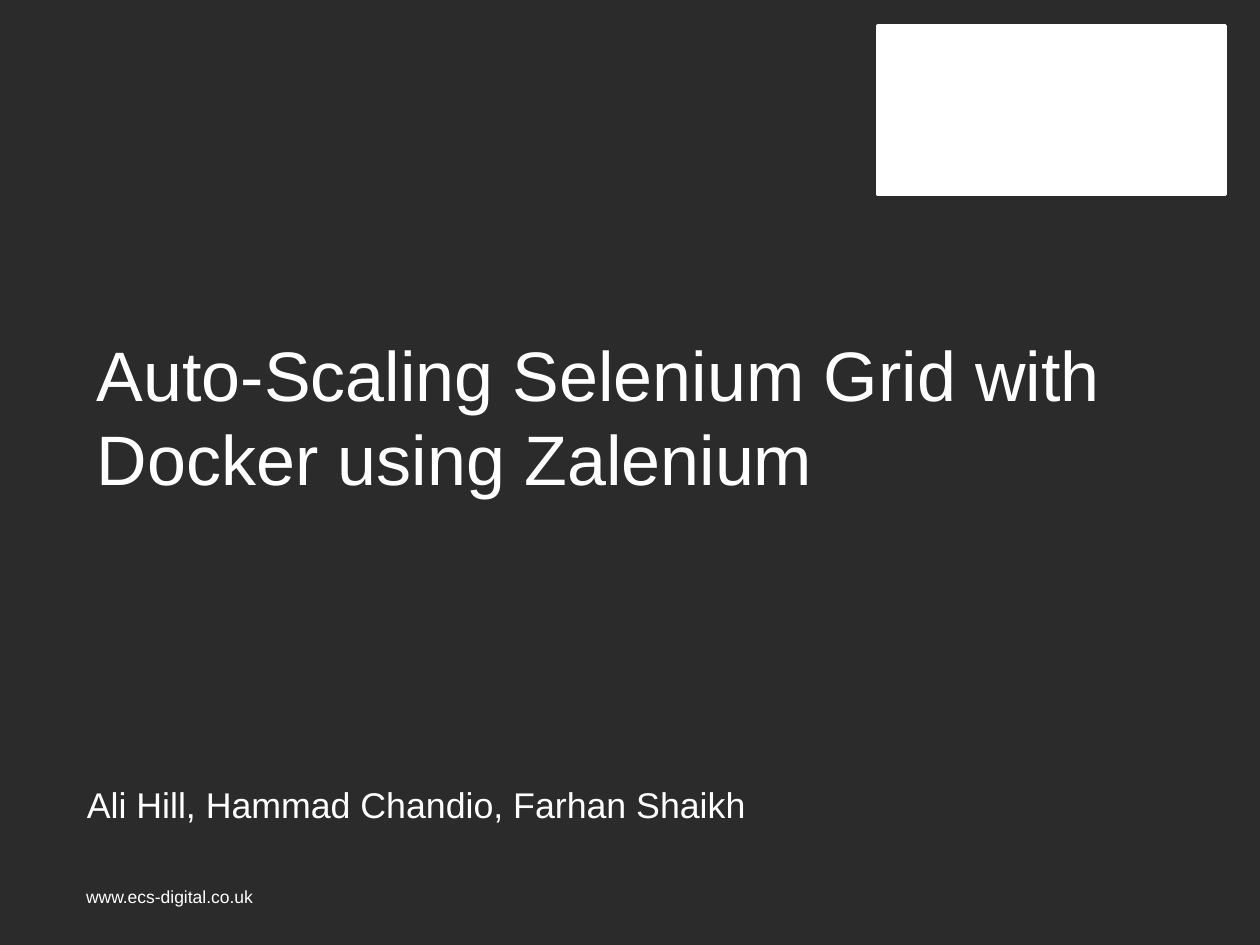
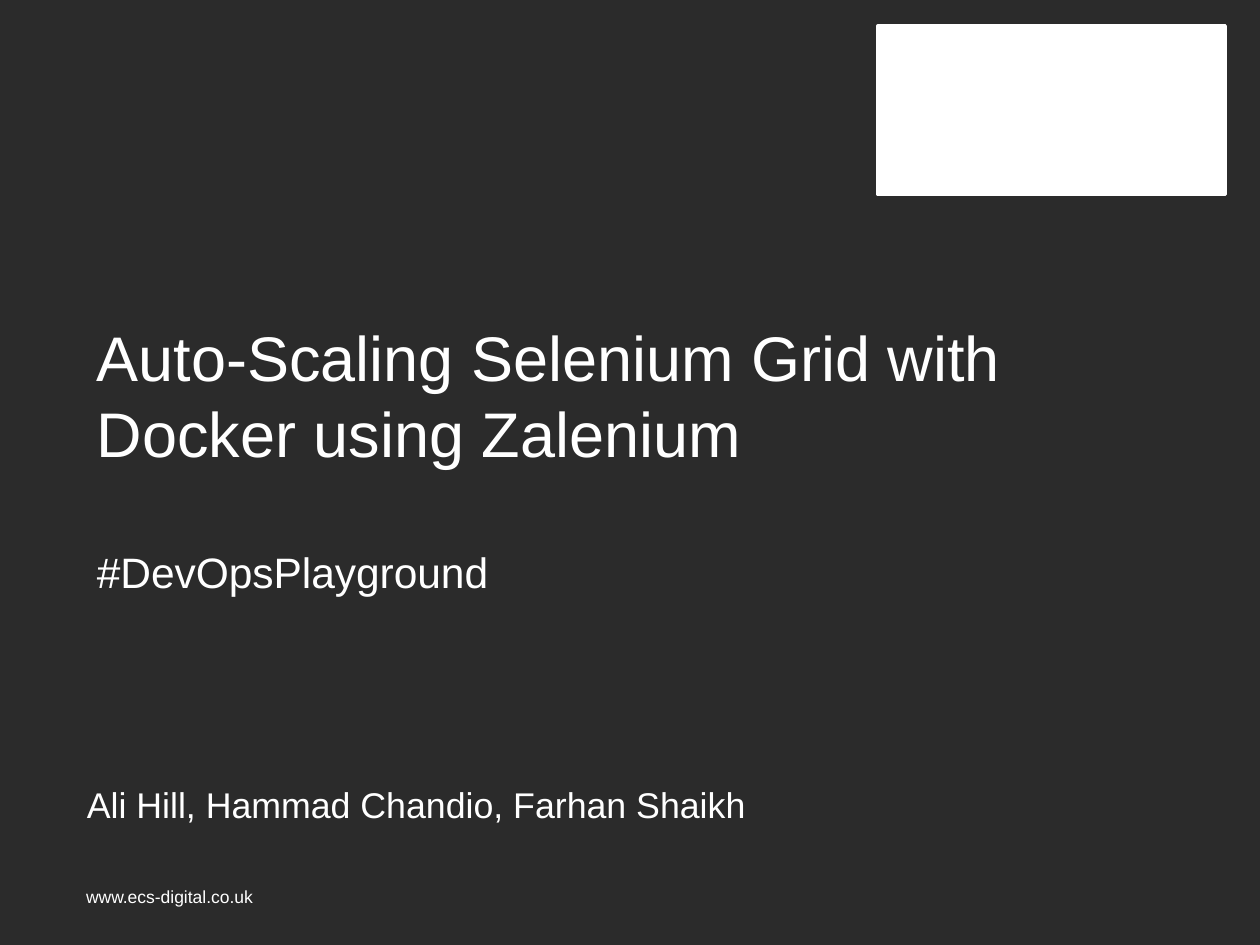
Before and after one commit to DevOpsPlayground/Hands-on-with-Selenium-Auto-Scaling-using-Docker-and-Zalenium, a slide deck: slide 2 of ECS_Digital_Template.pptx. Drawn at 1260x945 pixels with LibreOffice and Linux fonts; fonts in the diff are those of the drawing; background and template pictures are left out; a plain dark background stands for a picture behind light text. Boxes give left, top, right and bottom in pixels: in the first picture for what was removed or moved away, otherwise in the second. Text is boxed around its words. In the diff, an @@ line names an element or a change of style, - is before the commit and + after.

```diff
--- a/ECS_Digital_Template.pptx
+++ b/ECS_Digital_Template.pptx
@@ title at [97, 335, 1000, 596]: text changed; size 40 to 36 pt @@
-Auto-Scaling Selenium Grid with Docker using Zalenium
+Auto-Scaling Selenium Grid with Docker using Zalenium
+#DevOpsPlayground
```
Also in this commit, not shown: 10 other slides changed, 2 slides added, 6 other files.
